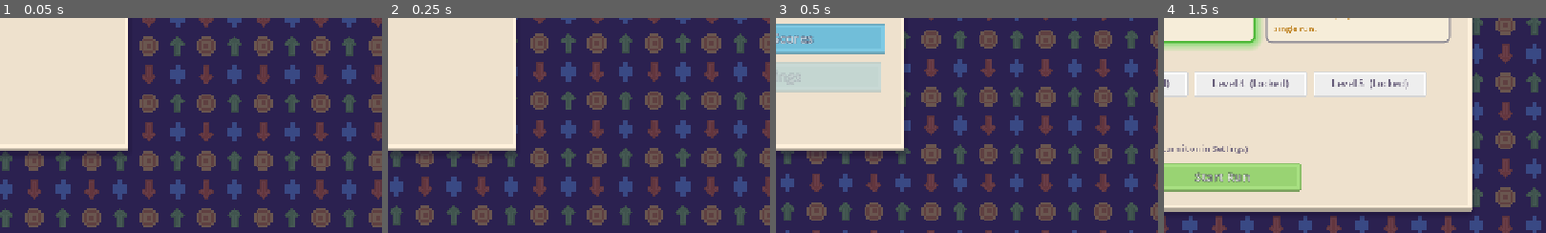
Above: before the commit, frames 1-4 (left to right).
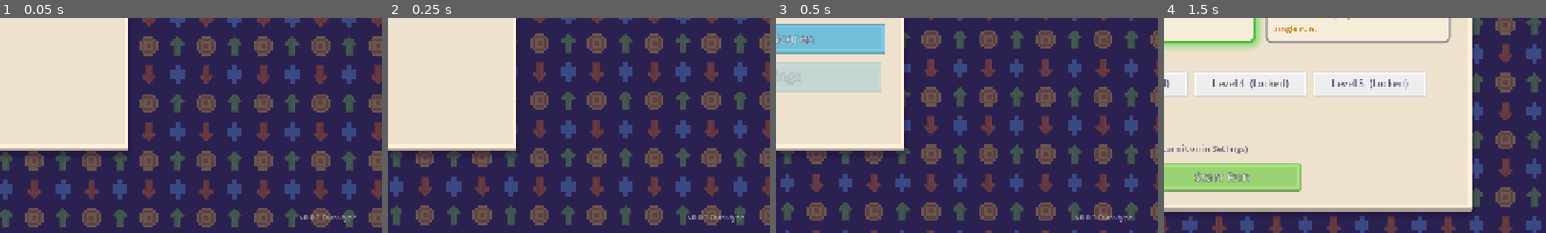
Above: after the commit, the same moments.

Repository: littenduck/stock-simulator
Game: Godot game, scene res://ui/main_menu/main_menu.tscn
Two runs of this game, one before a commit and one after it. Both use one fixed random seed, a clock stepped at 60 frames per second and the inputs below.
Inputs:
- Up to frame 1 (0.05 s): no input
- Up to frame 2 (0.25 s): no input
- Up to frame 3 (0.5 s): no input
- Up to frame 4 (1.5 s): click "New Run" at 0.5 s; click "Level 1" at 1.25 s
The pictures show only the part of the screen within x 50-100%, y 50-100%; the shares and areas given below are measured in that part.

The runs differ from the first frame. In frame 1, 0.2% of the frame differs, in the area x 78-94%, y 91-96%; in frame 2, 0.2%; in frame 3, 0.2%; in frame 4, nothing differs.

Commit message:
version: 0.0.2 from project.godot config/version, shown in the main menu corner
README no longer carries its own version line.

Co-Authored-By: Claude Sonnet 5.5 <noreply@anthropic.com>

Diff:
--- a/project.godot
+++ b/project.godot
@@ -5,6 +5,7 @@
 [application]
 
 config/name="Stock Simulator"
+config/version="0.0.2"
 run/main_scene="res://ui/main_menu/main_menu.tscn"
 config/features=PackedStringArray("4.7", "GL Compatibility")
 config/icon="res://icon.svg"
--- a/ui/main_menu/main_menu.gd
+++ b/ui/main_menu/main_menu.gd
@@ -26,7 +26,25 @@
 		_continue_button.grab_focus()
 	else:
 		_new_run_button.grab_focus()
+	_add_version_label()
 	_animate_in()
+
+
+## Small muted version text in the bottom-right corner, read from project.godot (application/config/version).
+func _add_version_label() -> void:
+	var version: String = str(ProjectSettings.get_setting("application/config/version", ""))
+	if version == "":
+		return
+	var label := Label.new()
+	label.name = "VersionLabel"
+	label.text = "v%s Prototype" % version
+	label.add_theme_font_size_override("font_size", 12)
+	label.add_theme_color_override("font_color", Color(1, 1, 1, 0.55))
+	label.mouse_filter = Control.MOUSE_FILTER_IGNORE
+	label.set_anchors_and_offsets_preset(Control.PRESET_BOTTOM_RIGHT, Control.PRESET_MODE_MINSIZE, 12)
+	label.grow_horizontal = Control.GROW_DIRECTION_BEGIN
+	label.grow_vertical = Control.GROW_DIRECTION_BEGIN
+	add_child(label)
 
 
 ## Title bounces in, then the buttons rise one after another.
